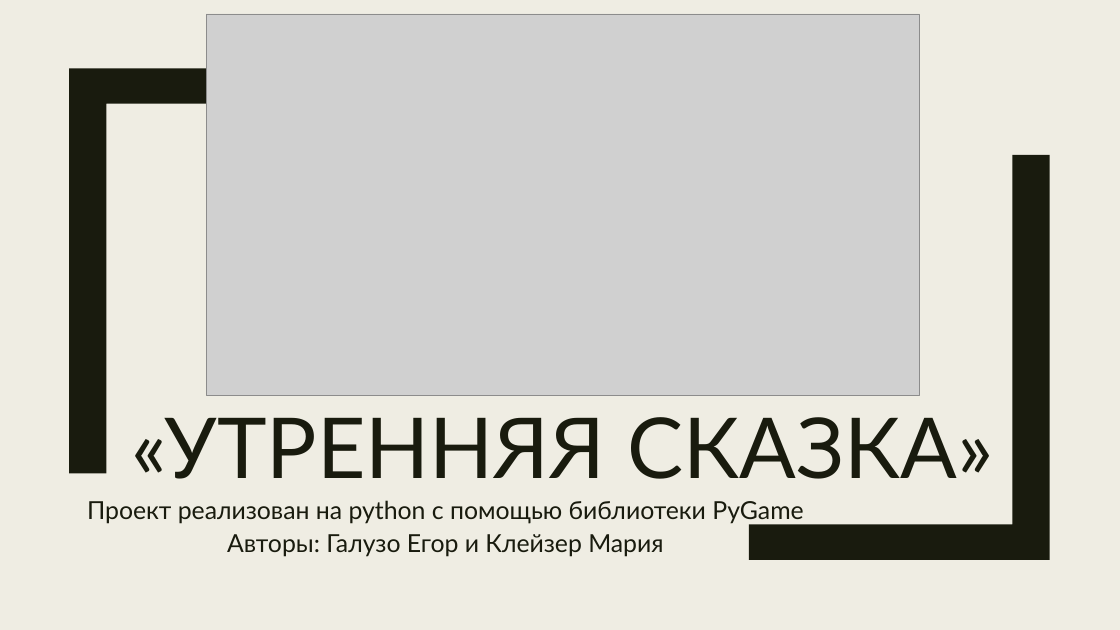
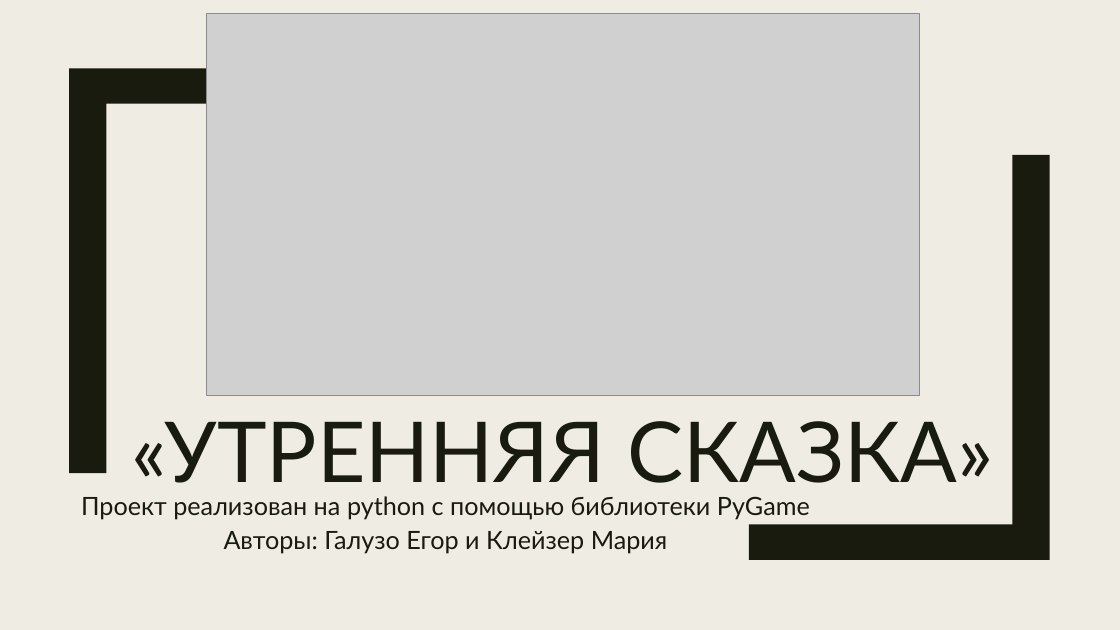
Before and after one commit to Egor4ik-Gal/pygame-project, a slide deck: slide 1 of Утренняя сказка.pptx. Drawn at 1120x630 pixels with LibreOffice and Linux fonts; fonts in the diff are those of the drawing; grey boxes stand for pictures. Boxes give left, top, right and bottom in pixels: in the first picture for what was removed or moved away, otherwise in the second. Text is boxed around its words. In the diff, an @@ line names an element or a change of style, - is before the commit and + after.

```diff
--- a/Утренняя сказка.pptx
+++ b/Утренняя сказка.pptx
@@ freeform shape at box(69, 68, 370, 473): outline redrawn @@
@@ title "«УТРЕННЯЯ СКАЗКА»" rewrapped from box(132, 417, 993, 479) to box(132, 421, 993, 498) @@
@@ freeform shape at box(749, 155, 1049, 560): outline redrawn @@
@@ subtitle "Проект реализован на python с ..." at box(81, 496, 810, 553): size 21.3 to 21.6 pt @@
```
Also in this commit, not shown: 1 other slide changed.
